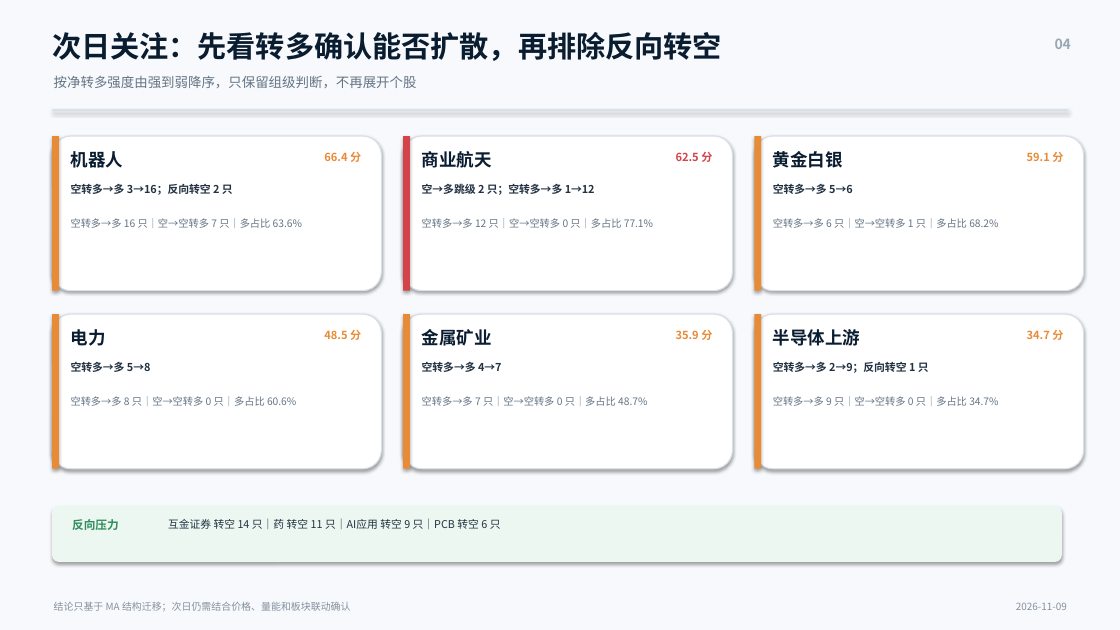
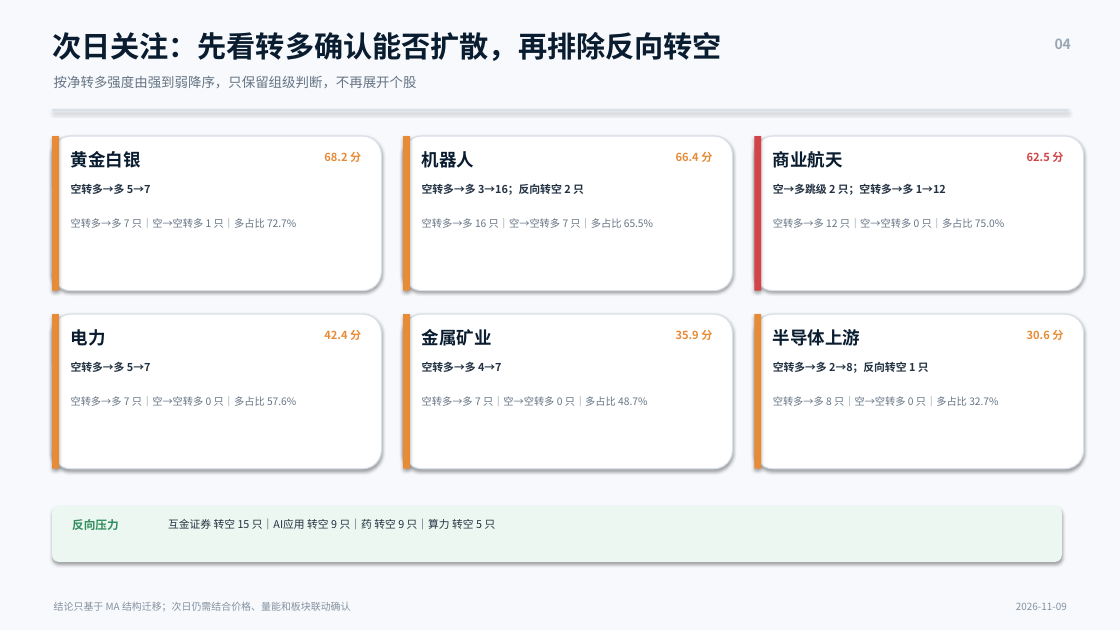
Before and after one commit to nancybhc/a-share-blast-lab, a slide deck: slide 4 of assets/多空阶段简报_2026-11-09.pptx. Drawn at 1120x630 pixels with LibreOffice and Linux fonts; fonts in the diff are those of the drawing. Boxes give left, top, right and bottom in pixels: in the first picture for what was removed or moved away, otherwise in the second. Text is boxed around its words. In the diff, an @@ line names an element or a change of style, - is before the commit and + after.

```diff
--- a/assets/多空阶段简报_2026-11-09.pptx
+++ b/assets/多空阶段简报_2026-11-09.pptx
@@ rectangle at [403,136,410,291]: fill #D34347 to #E88B36 @@
@@ rectangle at [755,136,761,291]: fill #E88B36 to #D34347 @@
@@ text at [71,151,141,168]: text changed @@
-机器人
+黄金白银
@@ text at [324,152,361,162]: text changed @@
-66.4 分
+68.2 分
@@ text at [422,151,474,168]: text changed @@
-商业航天
+机器人
@@ text at [676,152,712,162]: text changed; text colour #D34347 to #E88B36 @@
-62.5 分
+66.4 分
@@ text at [773,151,843,168]: text changed @@
-黄金白银
+商业航天
@@ text at [1027,152,1063,162]: text changed; text colour #E88B36 to #D34347 @@
-59.1 分
+62.5 分
@@ text at [71,184,151,194]: text changed @@
-空转多→多 3→16；反向转空 2 只
+空转多→多 5→7
@@ text at [422,183,584,195]: text changed @@
-空→多跳级 2 只；空转多→多 1→12
+空转多→多 3→16；反向转空 2 只
@@ text at [773,183,946,195]: text changed @@
-空转多→多 5→6
+空→多跳级 2 只；空转多→多 1→12
@@ text at [71,218,296,228]: text changed @@
-空转多→多 16 只｜空→空转多 7 只｜多占比 63.6%
+空转多→多 7 只｜空→空转多 1 只｜多占比 72.7%
@@ text at [422,218,653,228]: text changed @@
-空转多→多 12 只｜空→空转多 0 只｜多占比 77.1%
+空转多→多 16 只｜空→空转多 7 只｜多占比 65.5%
@@ text at [773,218,1004,228]: text changed @@
-空转多→多 6 只｜空→空转多 1 只｜多占比 68.2%
+空转多→多 12 只｜空→空转多 0 只｜多占比 75.0%
@@ text at [324,330,361,340]: text changed @@
-48.5 分
+42.4 分
@@ text at [1027,330,1063,340]: text changed @@
-34.7 分
+30.6 分
@@ text at [71,362,151,372]: text changed @@
-空转多→多 5→8
+空转多→多 5→7
@@ text at [71,396,296,406]: text changed @@
-空转多→多 8 只｜空→空转多 0 只｜多占比 60.6%
+空转多→多 7 只｜空→空转多 0 只｜多占比 57.6%
@@ text at [773,396,998,406]: text changed @@
-空转多→多 9 只｜空→空转多 0 只｜多占比 34.7%
+空转多→多 8 只｜空→空转多 0 只｜多占比 32.7%
@@ text at [168,518,496,529]: text changed @@
-互金证券 转空 14 只｜药 转空 11 只｜AI应用 转空 9 只｜PCB 转空 6 只
+互金证券 转空 15 只｜AI应用 转空 9 只｜药 转空 9 只｜算力 转空 5 只
```
Also in this commit, not shown: 3 other slides changed, 11 other files.
